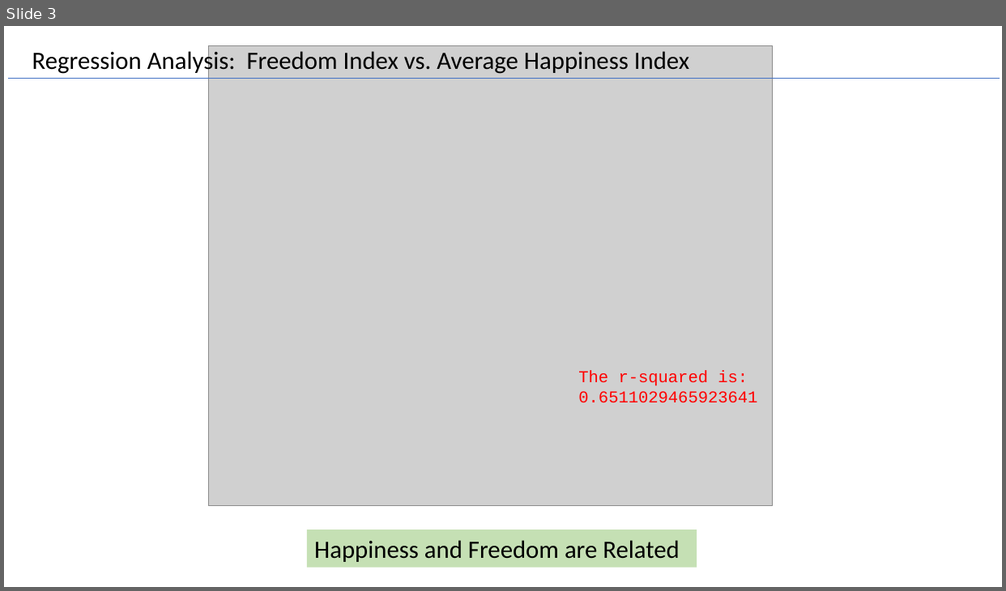
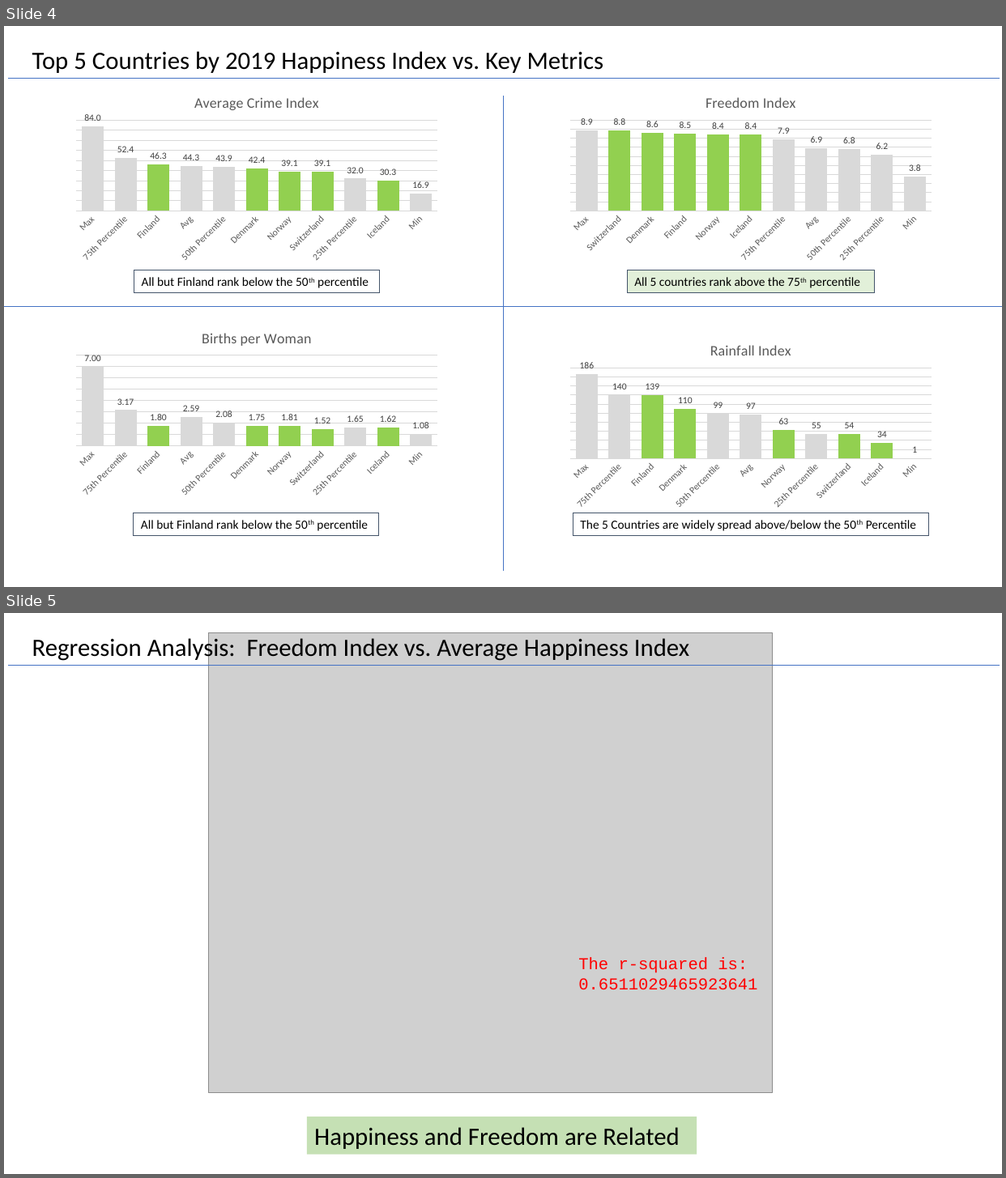
Before and after one commit to veronica-valencia/HappinessProject, a slide deck: Presentation.pptx. Shown one above the other, each under a label of ours: slide 3 before the commit, slides 4 and 5 after it. The pictures are 1006x591 and 1006x1178 pixels, drawn with LibreOffice and Linux fonts; fonts in the diff are those of the drawing; grey boxes stand for pictures. Boxes give left, top, right and bottom in pixels: in the first picture for what was removed or moved away, otherwise in the second. Text is boxed around its words. In the diff, an @@ line names an element or a change of style, - is before the commit and + after.

```diff
--- a/Presentation.pptx
+++ b/Presentation.pptx
@@ slide 4 added at (4,26,1002,587), background #FFFFFF @@
@@ text added at (32,51,604,73), 24 pt, text #000000 @@
+Top 5 Countries by 2019 Happiness Index vs. Key Metrics
@@ line added from (9, 79) to (999, 79), #4472C4 0.5 pt @@
@@ column chart added at (69,82,445,267) @@
+title "Average Crime Index"
+categories: Max, 75th Percentile, Finland, Avg, 50th Percentile, Denmark, Norway, Switzerland, 25th Percentile, Iceland, Min
+Average Crime Index: 84, 52.4, 46.3, 44.3, 43.9, 42.4, 39.1, 39.1, 32, 30.3, 16.9
@@ line added from (503, 96) to (503, 572), #4472C4 0.5 pt @@
@@ column chart added at (563,82,939,267) @@
+title "Freedom Index "
+categories: Max, Switzerland, Denmark, Finland, Norway, Iceland, 75th Percentile, Avg, 50th Percentile, 25th Percentile, Min
+Series 1: 8.9, 8.8, 8.6, 8.5, 8.4, 8.4, 7.9, 6.9, 6.8, 6.2, 3.8
@@ rectangle added at (134,271,380,293), outline #44546A 0.75 pt, 12 pt, text #000000 @@
+All but Finland rank below the 50th percentile
@@ rectangle added at (627,271,875,293), fill #E2F0D9, outline #44546A 0.75 pt, 12 pt, text #000000 @@
+All 5 countries rank above the 75th percentile
@@ line added from (4, 307) to (1002, 307), #4472C4 0.5 pt @@
@@ column chart added at (69,318,445,501) @@
+title "Births per Woman"
+categories: Max, 75th Percentile, Finland, Avg, 50th Percentile, Denmark, Norway, Switzerland, 25th Percentile, Iceland, Min
+Births per Woman: 7, 3.17, 1.8, 2.59, 2.08, 1.75, 1.81, 1.52, 1.65, 1.62, 1.08
@@ column chart added at (563,330,939,514) @@
+title "Rainfall Index"
+categories: Max, 75th Percentile, Finland, Denmark, 50th Percentile, Avg, Norway, 25th Percentile, Switzerland, Iceland, Min
+Rainfall Index: 186, 140, 139, 110, 99, 97, 63, 54, 54, 34, 1
@@ rectangle added at (134,514,379,535), outline #44546A 0.75 pt, 12 pt, text #000000 @@
+All but Finland rank below the 50th percentile
@@ rectangle added at (573,514,928,535), outline #44546A 0.75 pt, 12 pt, text #000000 @@
+The 5 Countries are widely spread above/below the 50th Percentile
@@ what was slide 3 is now slide 5 @@
```
Also in this commit, not shown: 1 other slide added, 10 other files.
